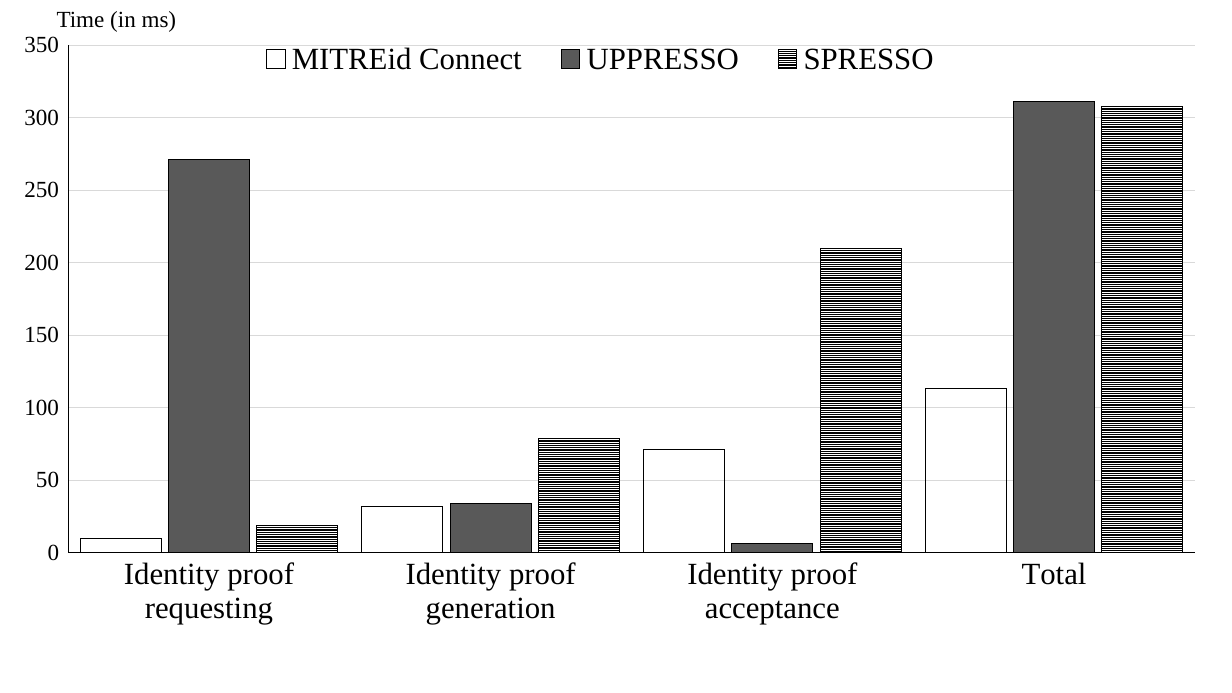
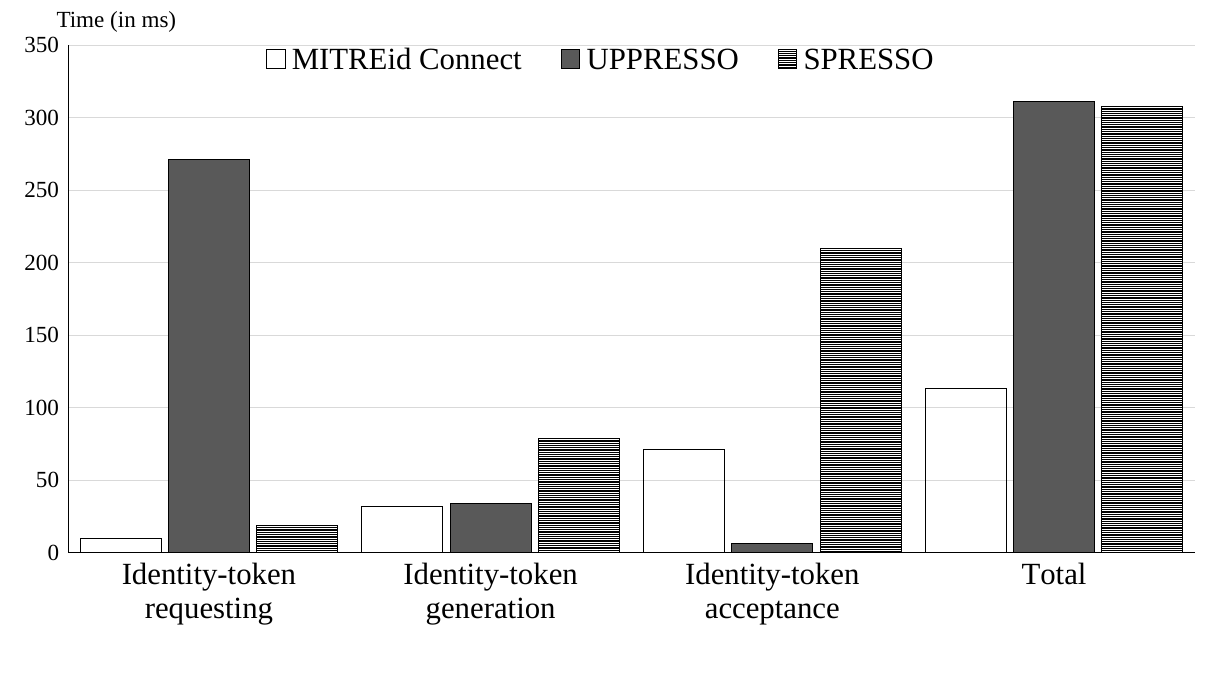
Before and after one commit to cqguo/OIDC-latex, a slide deck: slide 1 of fig/evaluation2.pptx. Drawn at 1232x693 pixels with LibreOffice and Linux fonts; fonts in the diff are those of the drawing. Boxes give left, top, right and bottom in pixels: in the first picture for what was removed or moved away, otherwise in the second. Text is boxed around its words. In the diff, an @@ line names an element or a change of style, - is before the commit and + after.

```diff
--- a/fig/evaluation2.pptx
+++ b/fig/evaluation2.pptx
@@ column chart at bbox=[0, 19, 1220, 693] @@
-categories: Identity proof requesting, Identity proof generation, Identity proof acceptance, Total
+categories: Identity-token requesting, Identity-token generation, Identity-token acceptance, Total
```
Also in this commit, not shown: 11 other files.
